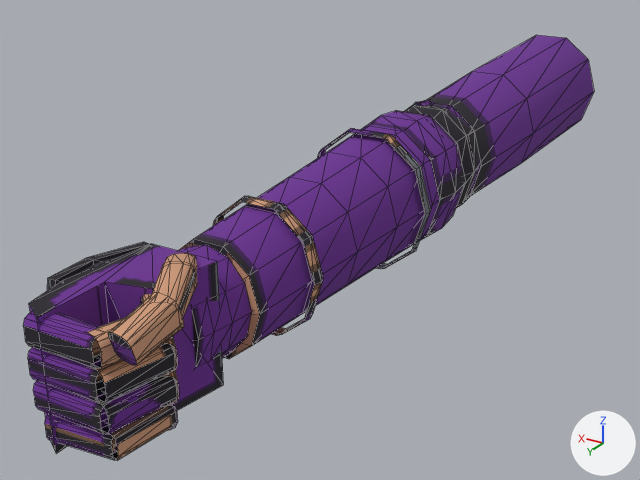
What one commit did to the glTF model templates/models/gauntlets/runebound/runebound_R.glb.
One viewpoint serves both versions: a camera (50 mm lens) standing at (-0.272, 0.319, 0.22) and looking at (0.045, -0.209, -0.044). The axes (+X, +Y, +Z) are drawn at lower right. The lights are the same throughout. The picture after the commit comes second. Mesh edges are drawn as thin lines. Vertices at exactly the same position are counted once.

Objects in the first picture: 'runebound_R mesh'.
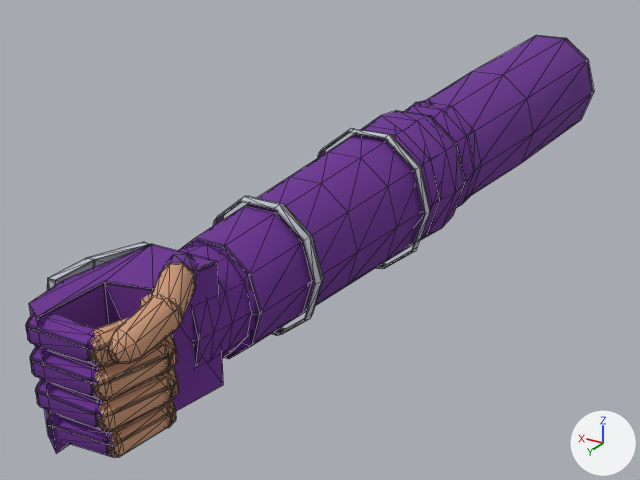
What differs and where, as boxes (x1, y1, x2, y2) in the pictures (640 x 480 px; the box of a moved part takes in the faces that stretch with it):
'runebound_R mesh', reshaped: before (23, 35, 594, 460); after (26, 35, 594, 457)
part 1 of me_runebound_r, rebuilt (8% shorter): before (95, 343, 175, 403); after (92, 345, 171, 400)
part 2 of me_runebound_r, rebuilt (10% narrower): before (23, 312, 102, 368); after (26, 313, 97, 366)
part 3 of me_runebound_r, rebuilt (mostly hidden): before (166, 403, 177, 430); after (160, 400, 176, 428)
part 4 of me_runebound_r, rebuilt (9% narrower): before (33, 380, 109, 434); after (35, 379, 104, 431)
part 5 of me_runebound_r, rebuilt (mostly hidden): before (141, 294, 174, 342); after (141, 294, 166, 340)
part 6 of me_runebound_r, rebuilt (7% shorter): before (111, 405, 176, 460); after (108, 406, 173, 457)
part 7 of me_runebound_r, rebuilt: before (108, 292, 184, 365); after (108, 295, 182, 364)
part 8 of me_runebound_r, rebuilt (7% shorter): before (45, 415, 118, 460); after (46, 415, 115, 457)
part 9 of me_runebound_r, added: after (157, 366, 179, 403)
part 10 of me_runebound_r, added: after (162, 254, 197, 287)
part 11 of me_runebound_r, moved or reshaped: before (28, 253, 197, 435); after (30, 263, 195, 431)
part 12 of me_runebound_r, surface changed: (29, 35, 594, 454) in both

The change in detail:
me_runebound_r is used by ob_runebound_r_mesh; location (0.0, 0.0, 0.0).
me_runebound_r had 894 vertices, 1382 faces and spanned x -0.05..0.058, y -0.6..0.088, z -0.051..0.051.
me_runebound_r now has 1174 vertices, 2192 faces and spans x -0.05..0.058, y -0.6..0.088, z -0.051..0.051.
me_runebound_r part 1: the loose piece of 24 vertices spanning x -0.032..-0.01, y 0.046..0.085, z 0.0..0.017 is rebuilt with 40 vertices and now spans x -0.032..-0.01, y 0.047..0.087, z 0.0..0.017.
me_runebound_r part 2: the loose piece of 24 vertices spanning x -0.02..0.02, y 0.073..0.088, z 0.017..0.034 is rebuilt with 40 vertices and now spans x -0.02..0.024, y 0.073..0.088, z 0.017..0.034.
me_runebound_r part 3: the loose piece of 24 vertices spanning x -0.029..-0.001, y 0.03..0.056, z -0.032..-0.019 is rebuilt with 48 vertices and now spans x -0.028..0.0, y 0.03..0.055, z -0.032..-0.019.
me_runebound_r part 4: the loose piece of 24 vertices spanning x -0.02..0.02, y 0.073..0.088, z -0.017..0.0 is rebuilt with 40 vertices and now spans x -0.02..0.024, y 0.073..0.088, z -0.017..0.0.
me_runebound_r part 5: the loose piece of 24 vertices spanning x -0.032..-0.003, y 0.028..0.058, z 0.018..0.033 is rebuilt with 48 vertices and now spans x -0.032..-0.003, y 0.028..0.057, z 0.018..0.033.
me_runebound_r part 6: the loose piece of 24 vertices spanning x -0.029..-0.011, y 0.046..0.082, z -0.032..-0.019 is rebuilt with 40 vertices and now spans x -0.028..-0.012, y 0.046..0.083, z -0.032..-0.019.
me_runebound_r part 7: the loose piece of 24 vertices spanning x -0.044..-0.025, y 0.052..0.085, z 0.022..0.046 is rebuilt with 48 vertices and now spans x -0.044..-0.026, y 0.05..0.088, z 0.023..0.046.
me_runebound_r part 8: the loose piece of 24 vertices spanning x -0.021..0.018, y 0.072..0.087, z -0.033..-0.018 is rebuilt with 40 vertices and now spans x -0.021..0.02, y 0.072..0.087, z -0.033..-0.018.
me_runebound_r part 9: a new loose piece of 48 vertices spanning x -0.032..-0.003, y 0.028..0.057, z -0.016..-0.001, in mat_retro (picture img_image_0).
me_runebound_r part 10: a new loose piece of 40 vertices spanning x -0.031..0.002, y 0.002..0.041, z 0.021..0.048, in mat_retro (picture img_image_0).
me_runebound_r part 11: 11 vertices moved from x -0.023..-0.003, y 0.031..0.085, z -0.016..0.029 to x -0.032..0.024, y 0.053..0.085, z -0.012..0.029; 156 vertices removed from x -0.044..0.02, y 0.002..0.088, z -0.016..0.049; 196 vertices added at x -0.043..0.024, y 0.026..0.088, z -0.016..0.049.
me_runebound_r part 12: 831 kept faces spanning x -0.05..0.058, y -0.6..0.088, z -0.051..0.051 get new texture (UV) coordinates.
